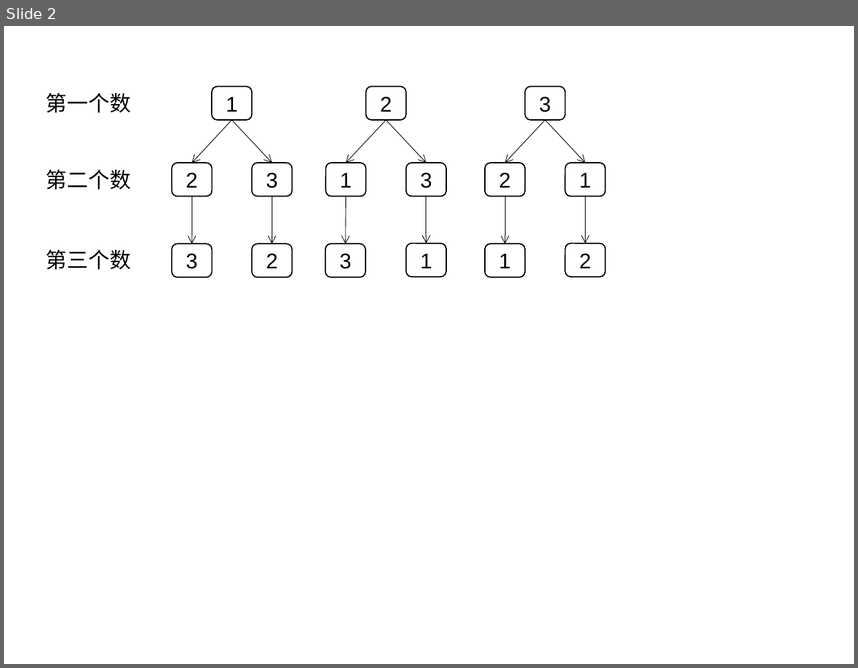
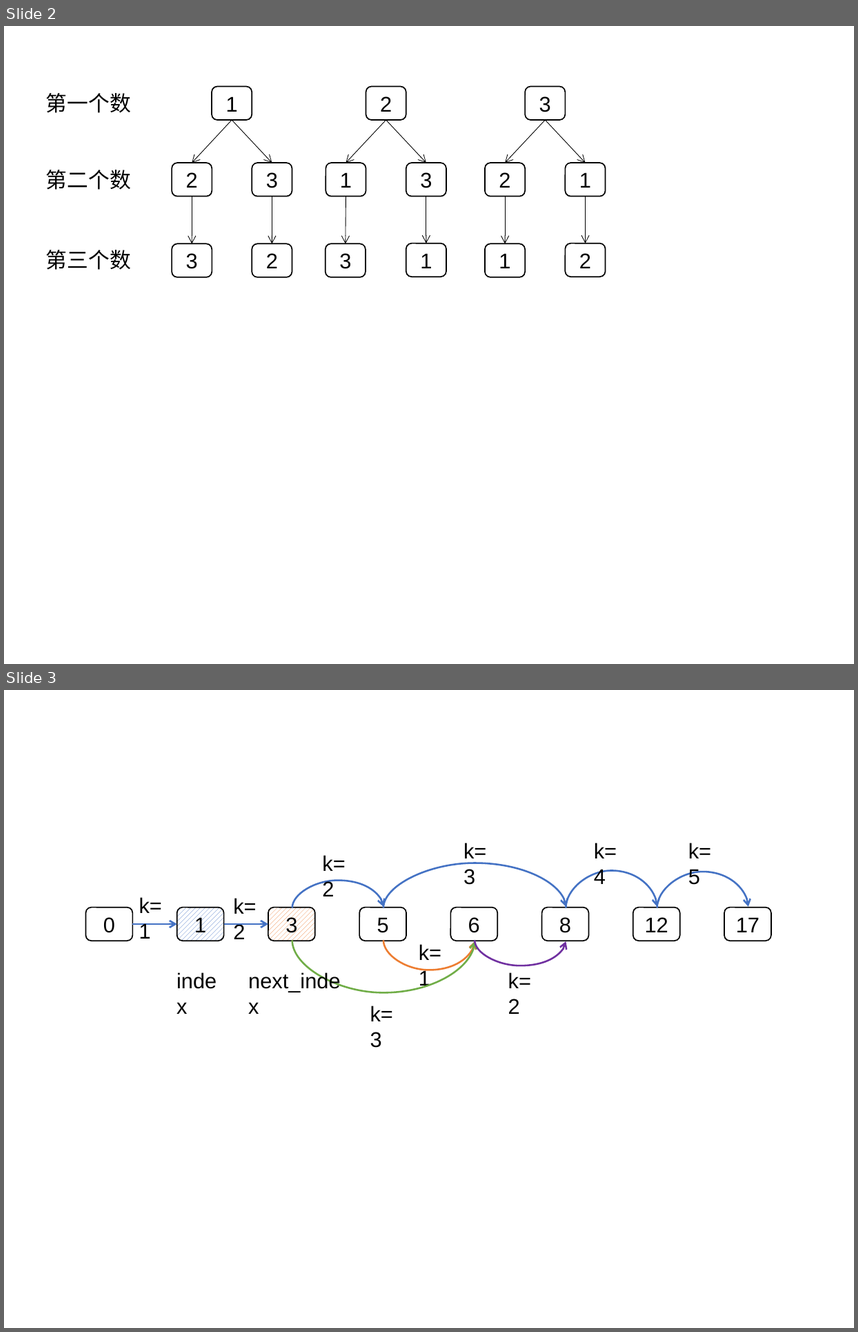
Before and after one commit to movetobe/xxxSystem, a slide deck: _book/xxx.pptx. Shown one above the other, each under a label of ours: slide 2 before the commit, slides 2 and 3 after it. The pictures are 858x668 and 858x1332 pixels, drawn with LibreOffice and Linux fonts; fonts in the diff are those of the drawing. Boxes give left, top, right and bottom in pixels: in the first picture for what was removed or moved away, otherwise in the second. Text is boxed around its words. In the diff, an @@ line names an element or a change of style, - is before the commit and + after.

```diff
--- a/_book/xxx.pptx
+++ b/_book/xxx.pptx
@@ slide 3 added at <box>4,690,854,1328</box>, background #FFFFFF @@
@@ text added at <box>322,855,345,896</box>, 18 pt, text #000000 @@
+k=2
@@ text added at <box>464,842,486,885</box>, 18 pt, text #000000 @@
+k=3
@@ text added at <box>594,842,617,884</box>, 18 pt, text #000000 @@
+k=4
@@ text added at <box>688,842,711,885</box>, 18 pt, text #000000 @@
+k=5
@@ curved arrow added from (383, 907) to (566, 907), #4472C4 1.5 pt @@
@@ curved arrow added from (566, 907) to (657, 907), #4472C4 1.5 pt @@
@@ curved arrow added from (657, 907) to (749, 907), #4472C4 1.5 pt @@
@@ curved arrow added from (292, 907) to (383, 907), #4472C4 1.5 pt @@
@@ rounded rectangle added at <box>85,907,132,940</box>, outline #000000 1 pt, 18 pt, text #000000 @@
+0
@@ text added at <box>139,897,162,938</box>, 18 pt, text #000000 @@
+k=1
@@ rounded rectangle added at <box>177,907,224,940</box>, fill pattern #4472C4 on #FFFFFF, outline #000000 1 pt, 18 pt, text #000000 @@
+1
@@ text added at <box>233,898,256,939</box>, 18 pt, text #000000 @@
+k=2
@@ rounded rectangle added at <box>268,907,315,940</box>, fill pattern #ED7D31 on #FFFFFF, outline #000000 1 pt, 18 pt, text #000000 @@
+3
@@ rounded rectangle added at <box>359,907,406,940</box>, outline #000000 1 pt, 18 pt, text #000000 @@
+5
@@ rounded rectangle added at <box>450,907,497,940</box>, outline #000000 1 pt, 18 pt, text #000000 @@
+6
@@ rounded rectangle added at <box>542,907,589,940</box>, outline #000000 1 pt, 18 pt, text #000000 @@
+8
@@ rounded rectangle added at <box>633,907,680,940</box>, outline #000000 1 pt, 18 pt, text #000000 @@
+12
@@ rounded rectangle added at <box>724,907,771,940</box>, outline #000000 1 pt, 18 pt, text #000000 @@
+17
@@ arrow added from (132, 924) to (177, 924), #4472C4 1.5 pt @@
@@ arrow added from (224, 924) to (268, 924), #4472C4 1.5 pt @@
@@ curved arrow added from (292, 940) to (475, 942), #70AD47 1.5 pt @@
@@ curved arrow added from (383, 940) to (475, 942), #ED7D31 1.5 pt @@
@@ text added at <box>419,944,441,989</box>, 18 pt, text #000000 @@
+k=1
@@ curved arrow added from (475, 940) to (566, 942), #7030A0 1.5 pt @@
@@ text added at <box>168,963,232,997</box>, 18 pt, text #000000 @@
+index
@@ text added at <box>248,972,341,992</box>, 18 pt, text #000000 @@
+next_index
@@ text added at <box>508,972,531,1014</box>, 18 pt, text #000000 @@
+k=2
@@ text added at <box>370,1005,393,1047</box>, 18 pt, text #000000 @@
+k=3
```
Also in this commit, not shown: 1 other slide added, 19 other files.
